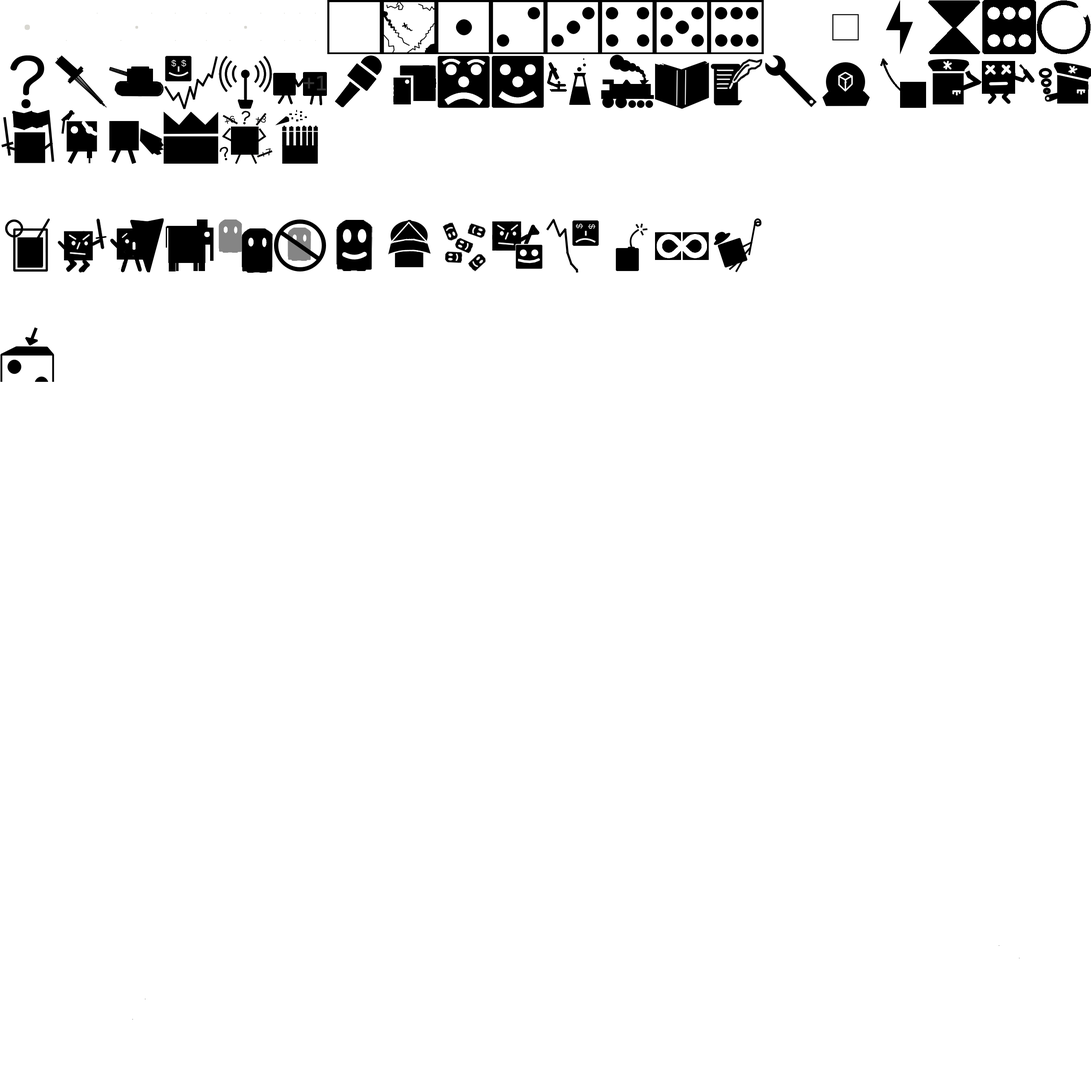
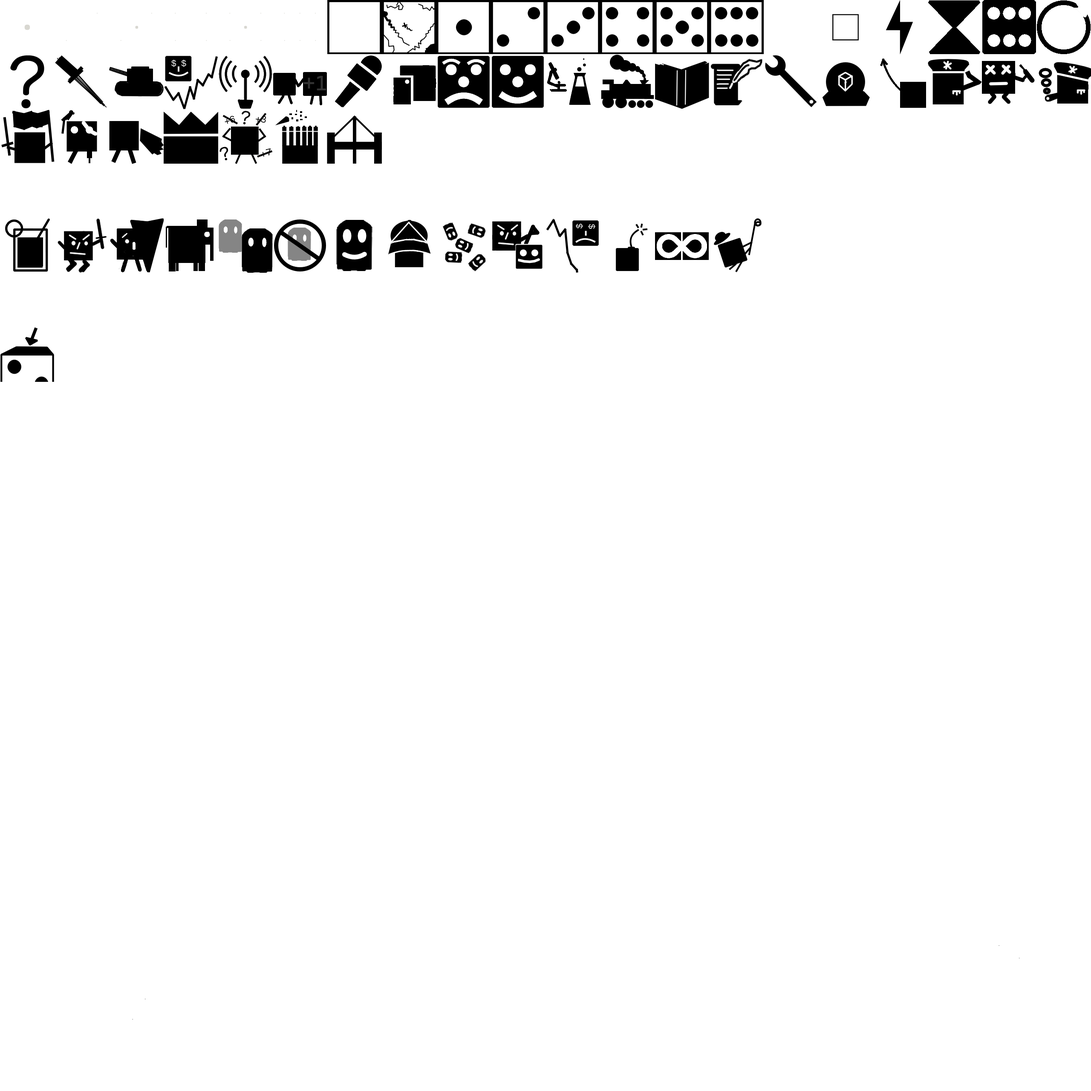
Layer changes from the first (1091, 1091) image to the second:
painted on "Upgrades_Paint" over (327, 115, 383, 164)
